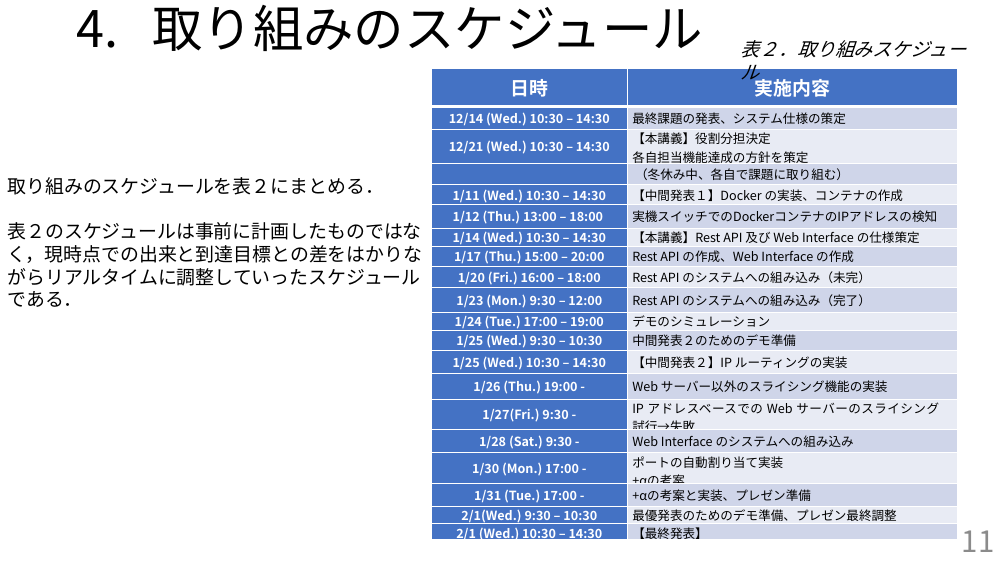
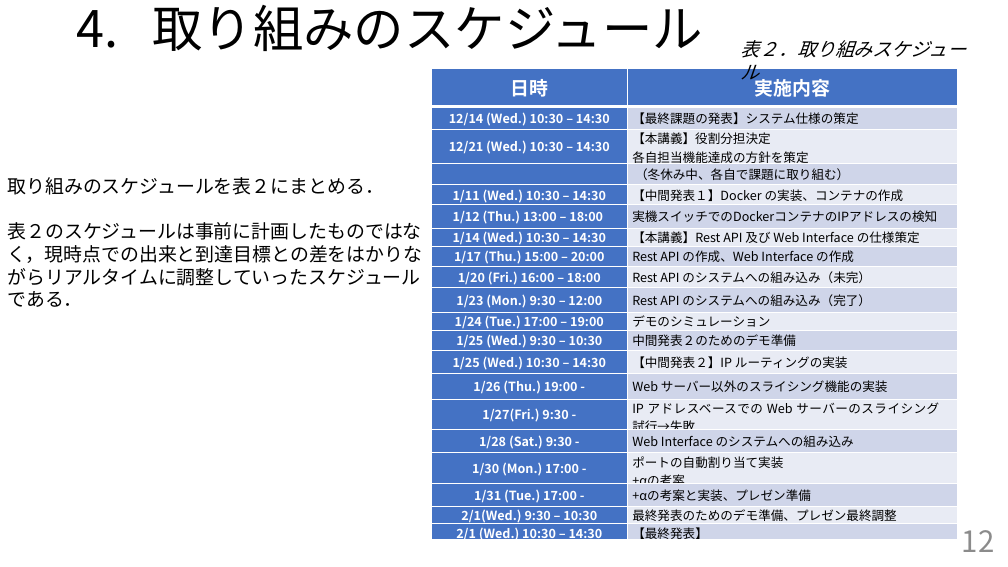
Before and after one commit to handai-trema/IaaS-team-1, a slide deck: slide 12 of FinalReport_team1.pptx (slide 11 before the commit). Drawn at 1008x567 pixels with LibreOffice and Linux fonts; fonts in the diff are those of the drawing. Boxes give left, top, right and bottom in pixels: in the first picture for what was removed or moved away, otherwise in the second. Text is boxed around its words. In the diff, an @@ line names an element or a change of style, - is before the commit and + after.

Commit message:
質疑まとめの追記

```diff
--- a/FinalReport_team1.pptx
+++ b/FinalReport_team1.pptx
@@ table at [432, 68, 958, 546] @@
-row 2, column 2: 最終課題の発表、システム仕様の策定
+row 2, column 2: 【最終課題の発表】システム仕様の策定
-row 19, column 2: 最優発表のためのデモ準備、プレゼン最終調整
+row 19, column 2: 最終発表のためのデモ準備、プレゼン最終調整
@@ page number at [962, 530, 995, 552]: text changed @@
-11
+12
```
Also in this commit, not shown: 3 other slides changed, 1 slide added.
